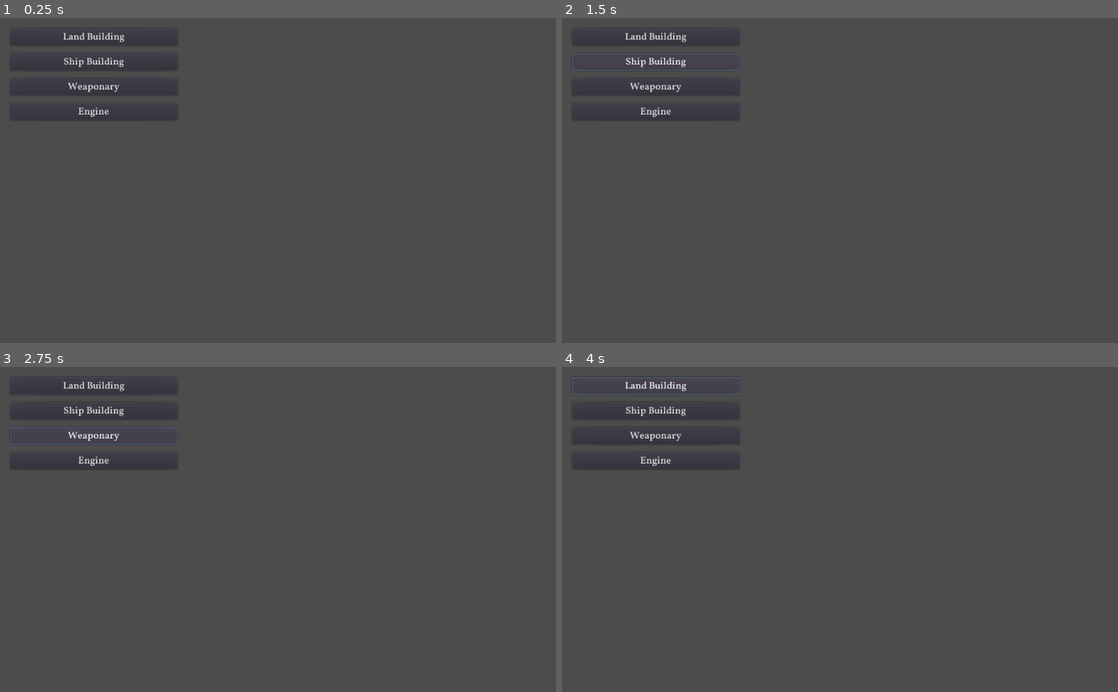
Above: before the commit, frames 1-4 (two rows, left to right).
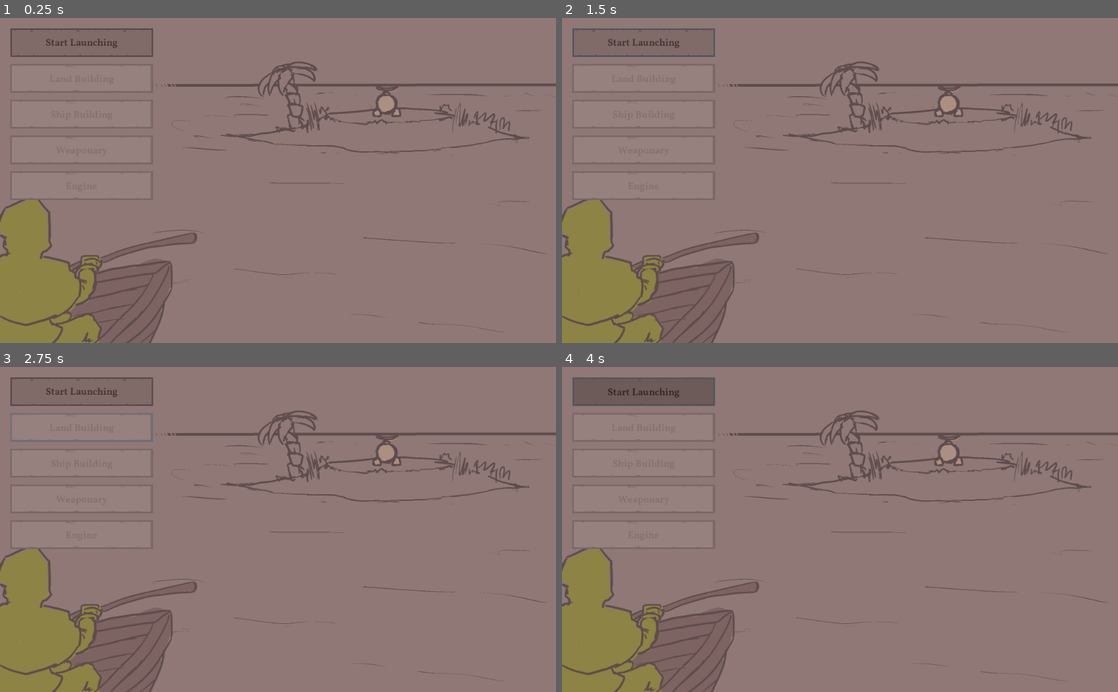
Above: after the commit, the same moments.

Repository: mikhail-shafigullin/godot-wild-jam-58
Game: Godot game, scene res://src/scenes/screens/UpgradeScreen.tscn
Two runs of this game, one before a commit and one after it. Both use one fixed random seed, a clock stepped at 60 frames per second and the inputs below. Before the commit the project has no main scene; this scene is started directly in both runs.
Inputs (mouse positions are in pixels of both pictures, inside the frame that each line leads up to):
- Up to frame 1 (0.25 s): no input
- Up to frame 2 (1.5 s): click (656, 37) at 0.5 s, where only the run before the commit has a clickable "Land Building"; click (656, 63) at 1.25 s, where only the run before the commit has a clickable "Ship Building"
- Up to frame 3 (2.75 s): click (94, 435) at 2 s, where only the run before the commit has a clickable "Weaponary"
- Up to frame 4 (4 s): click (656, 461) at 2.75 s, where only the run before the commit has a clickable "Engine"; click (645, 393) at 3.5 s, where only the run after the commit has a clickable "Start Launching"

The runs differ from the first frame. In frame 1, 97% of the frame differs, in the area x 0-100%, y 0-100%; in frame 2, 97%; in frame 3, 97%; in frame 4, 97%.

Commit message:
add upgrade screen

Diff:
--- a/project.godot
+++ b/project.godot
@@ -27,6 +27,7 @@
 [application]
 
 config/name="Godot Wild Jam 58"
+run/main_scene="res://src/scenes/SceneManager.tscn"
 config/icon="res://icon.png"
 
 [autoload]
--- a/src/scenes/screens/UpgradeScreen.tscn
+++ b/src/scenes/screens/UpgradeScreen.tscn
@@ -1,68 +1,91 @@
-[gd_scene load_steps=3 format=2]
+[gd_scene load_steps=4 format=2]
 
 [ext_resource path="res://src/scenes/screens/UpgradeScreen.gd" type="Script" id=1]
 [ext_resource path="res://src/themes/menu_theme.tres" type="Theme" id=2]
+[ext_resource path="res://src/sprites/UpgradeBackground.png" type="Texture" id=3]
 
 [node name="UpgradeScreen" type="Node2D"]
 script = ExtResource( 1 )
 
 [node name="MainScreen" type="Node2D" parent="."]
 
-[node name="AspectRatioContainer" type="AspectRatioContainer" parent="MainScreen"]
+[node name="UpgradeBackground" type="Sprite" parent="MainScreen"]
+position = Vector2( 512, 300 )
+scale = Vector2( 0.5, 0.5 )
+texture = ExtResource( 3 )
+
+[node name="Building" type="Node2D" parent="."]
+
+[node name="UI" type="AspectRatioContainer" parent="."]
 margin_left = 19.0
 margin_top = 19.0
-margin_right = 327.0
+margin_right = 282.0
 margin_bottom = 575.0
 stretch_mode = 0
 alignment_vertical = 0
 
-[node name="VBoxContainer" type="VBoxContainer" parent="MainScreen/AspectRatioContainer"]
-margin_right = 308.0
-margin_bottom = 308.0
+[node name="VBoxContainer" type="VBoxContainer" parent="UI"]
+margin_right = 263.0
+margin_bottom = 316.0
 
-[node name="IslandBuildingButton" type="Button" parent="MainScreen/AspectRatioContainer/VBoxContainer"]
-margin_right = 308.0
-margin_bottom = 32.0
+[node name="Start Launching" type="Button" parent="UI/VBoxContainer"]
+margin_right = 263.0
+margin_bottom = 52.8349
 theme = ExtResource( 2 )
+text = "Start Launching"
+
+[node name="HSeparator4" type="HSeparator" parent="UI/VBoxContainer"]
+margin_top = 56.0
+margin_right = 263.0
+margin_bottom = 62.0
+theme = ExtResource( 2 )
+
+[node name="IslandBuildingButton" type="Button" parent="UI/VBoxContainer"]
+margin_top = 66.0
+margin_right = 263.0
+margin_bottom = 118.835
+theme = ExtResource( 2 )
+disabled = true
 text = "Land Building"
 
-[node name="HSeparator" type="HSeparator" parent="MainScreen/AspectRatioContainer/VBoxContainer"]
-margin_top = 36.0
-margin_right = 308.0
-margin_bottom = 42.0
+[node name="HSeparator" type="HSeparator" parent="UI/VBoxContainer"]
+margin_top = 122.0
+margin_right = 263.0
+margin_bottom = 128.0
 theme = ExtResource( 2 )
 
-[node name="ShipBuildingButton" type="Button" parent="MainScreen/AspectRatioContainer/VBoxContainer"]
-margin_top = 46.0
-margin_right = 308.0
-margin_bottom = 78.0
+[node name="ShipBuildingButton" type="Button" parent="UI/VBoxContainer"]
+margin_top = 132.0
+margin_right = 263.0
+margin_bottom = 184.835
 theme = ExtResource( 2 )
+disabled = true
 text = "Ship Building"
 
-[node name="HSeparator2" type="HSeparator" parent="MainScreen/AspectRatioContainer/VBoxContainer"]
-margin_top = 82.0
-margin_right = 308.0
-margin_bottom = 88.0
+[node name="HSeparator2" type="HSeparator" parent="UI/VBoxContainer"]
+margin_top = 188.0
+margin_right = 263.0
+margin_bottom = 194.0
 theme = ExtResource( 2 )
 
-[node name="Weaponary" type="Button" parent="MainScreen/AspectRatioContainer/VBoxContainer"]
-margin_top = 92.0
-margin_right = 308.0
-margin_bottom = 124.0
+[node name="Weaponary" type="Button" parent="UI/VBoxContainer"]
+margin_top = 198.0
+margin_right = 263.0
+margin_bottom = 250.835
 theme = ExtResource( 2 )
+disabled = true
 text = "Weaponary"
 
-[node name="HSeparator3" type="HSeparator" parent="MainScreen/AspectRatioContainer/VBoxContainer"]
-margin_top = 128.0
-margin_right = 308.0
-margin_bottom = 134.0
+[node name="HSeparator3" type="HSeparator" parent="UI/VBoxContainer"]
+margin_top = 254.0
+margin_right = 263.0
+margin_bottom = 260.0
 theme = ExtResource( 2 )
 
-[node name="EngineFactory" type="Button" parent="MainScreen/AspectRatioContainer/VBoxContainer"]
-margin_top = 138.0
-margin_right = 308.0
-margin_bottom = 170.0
+[node name="EngineFactory" type="Button" parent="UI/VBoxContainer"]
+margin_top = 264.0
+margin_right = 263.0
+margin_bottom = 316.835
 theme = ExtResource( 2 )
+disabled = true
 text = "Engine"
-
-[node name="Building" type="Node2D" parent="."]
--- a/src/themes/menu_theme.tres
+++ b/src/themes/menu_theme.tres
@@ -1,14 +1,65 @@
-[gd_resource type="Theme" load_steps=4 format=2]
+[gd_resource type="Theme" load_steps=12 format=2]
 
-[ext_resource path="res://src/themes/Vollkorn-Medium.ttf" type="DynamicFontData" id=1]
+[ext_resource path="res://src/themes/Vollkorn-SemiBold.ttf" type="DynamicFontData" id=1]
+[ext_resource path="res://src/sprites/button/Button.png" type="Texture" id=2]
+[ext_resource path="res://src/sprites/button/Button_pressed.png" type="Texture" id=3]
+[ext_resource path="res://src/sprites/button/Button_disabled.png" type="Texture" id=4]
+[ext_resource path="res://src/sprites/button/Button_hover.png" type="Texture" id=5]
 
 [sub_resource type="DynamicFont" id=2]
 size = 18
 font_data = ExtResource( 1 )
 
+[sub_resource type="StyleBoxTexture" id=5]
+texture = ExtResource( 4 )
+region_rect = Rect2( 0, 0, 100, 100 )
+margin_left = 5.5867
+margin_right = 5.5867
+margin_top = 14.5242
+margin_bottom = 11.1734
+
+[sub_resource type="StyleBoxTexture" id=6]
+texture = ExtResource( 5 )
+region_rect = Rect2( 0, 0, 100, 100 )
+margin_left = 6.4275
+margin_right = 6.4275
+margin_top = 15.5672
+margin_bottom = 10.7142
+axis_stretch_horizontal = 2
+axis_stretch_vertical = 2
+
+[sub_resource type="StyleBoxTexture" id=4]
+texture = ExtResource( 2 )
+region_rect = Rect2( -1, -1, 100, 101 )
+margin_left = 6.9317
+margin_right = 5.89194
+margin_top = 14.0311
+margin_bottom = 12.8038
+axis_stretch_horizontal = 2
+axis_stretch_vertical = 2
+
+[sub_resource type="StyleBoxTexture" id=7]
+texture = ExtResource( 3 )
+region_rect = Rect2( 0, 0, 100, 100 )
+margin_left = 5.72165
+margin_right = 6.6019
+margin_top = 14.5242
+margin_bottom = 11.4433
+axis_stretch_horizontal = 2
+axis_stretch_vertical = 2
+
 [sub_resource type="StyleBoxTexture" id=3]
 
 [resource]
+Button/colors/font_color = Color( 0.294118, 0.192157, 0.192157, 1 )
+Button/colors/font_color_disabled = Color( 0.215686, 0.172549, 0.172549, 0.2 )
+Button/colors/font_color_focus = Color( 0.254902, 0.203922, 0.203922, 1 )
+Button/colors/font_color_hover = Color( 0.203922, 0.152941, 0.152941, 1 )
+Button/colors/font_color_pressed = Color( 0.545098, 0.439216, 0.439216, 1 )
 Button/fonts/font = SubResource( 2 )
+Button/styles/disabled = SubResource( 5 )
+Button/styles/hover = SubResource( 6 )
+Button/styles/normal = SubResource( 4 )
+Button/styles/pressed = SubResource( 7 )
 HSeparator/constants/separation = 6
 HSeparator/styles/separator = SubResource( 3 )
